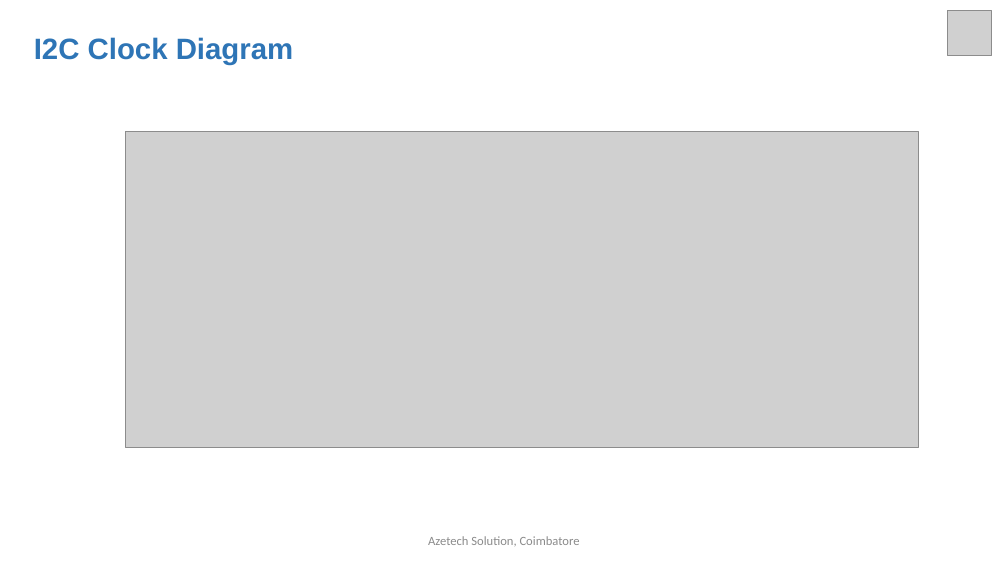
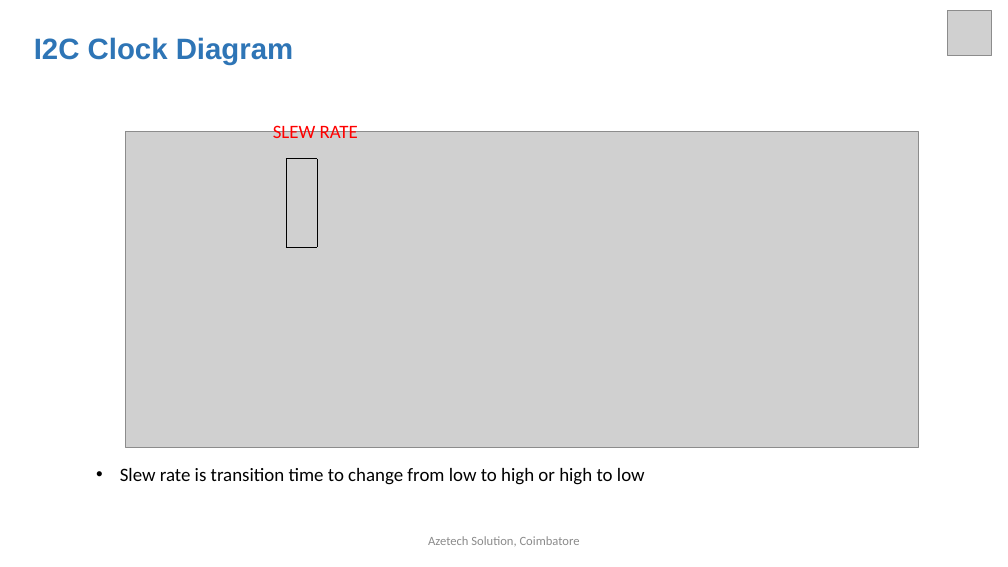
Before and after one commit to arulnelson/AZETECH-CLASS-NOTES, a slide deck: slide 8 of STM32_DOCS/I2C_in_STM32.pptx. Drawn at 1008x567 pixels with LibreOffice and Linux fonts; fonts in the diff are those of the drawing; grey boxes stand for pictures. Boxes give left, top, right and bottom in pixels: in the first picture for what was removed or moved away, otherwise in the second. Text is boxed around its words. In the diff, an @@ line names an element or a change of style, - is before the commit and + after.

```diff
--- a/STM32_DOCS/I2C_in_STM32.pptx
+++ b/STM32_DOCS/I2C_in_STM32.pptx
@@ text added at bbox=[273, 122, 358, 138], 18 pt, text #FF0000 @@
+SLEW RATE
@@ line added from (286, 159) to (286, 247), #000000 0.5 pt @@
@@ line added from (286, 159) to (318, 159), #000000 0.5 pt @@
@@ line added from (318, 159) to (318, 247), #000000 0.5 pt @@
@@ line added from (286, 247) to (318, 247), #000000 0.5 pt @@
@@ text added at bbox=[120, 468, 645, 485], 18 pt, text #000000 @@
+• Slew rate is transition time to change from low to high or high to low
```
Also in this commit, not shown: 6 other slides changed, 2 slides added.
